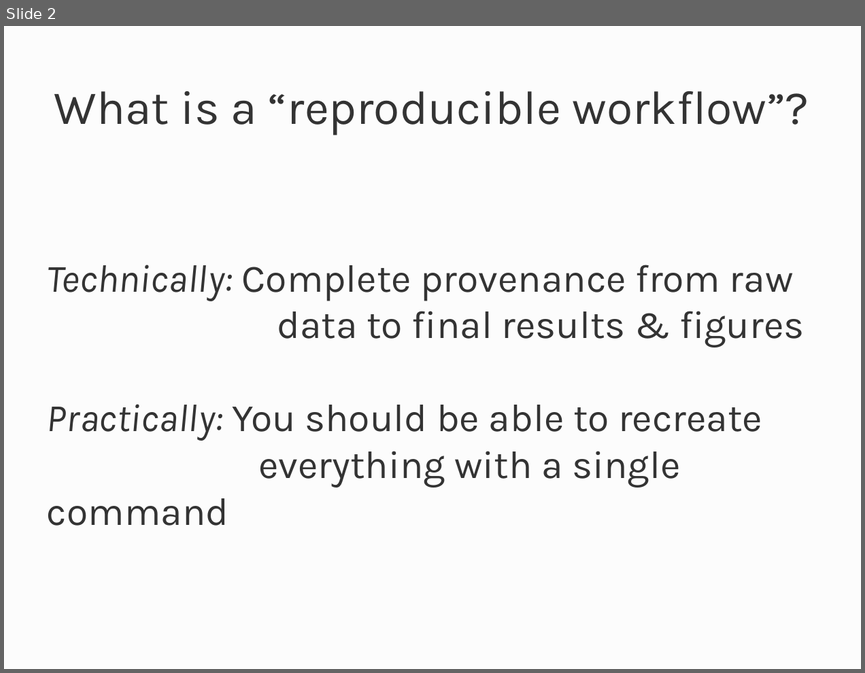
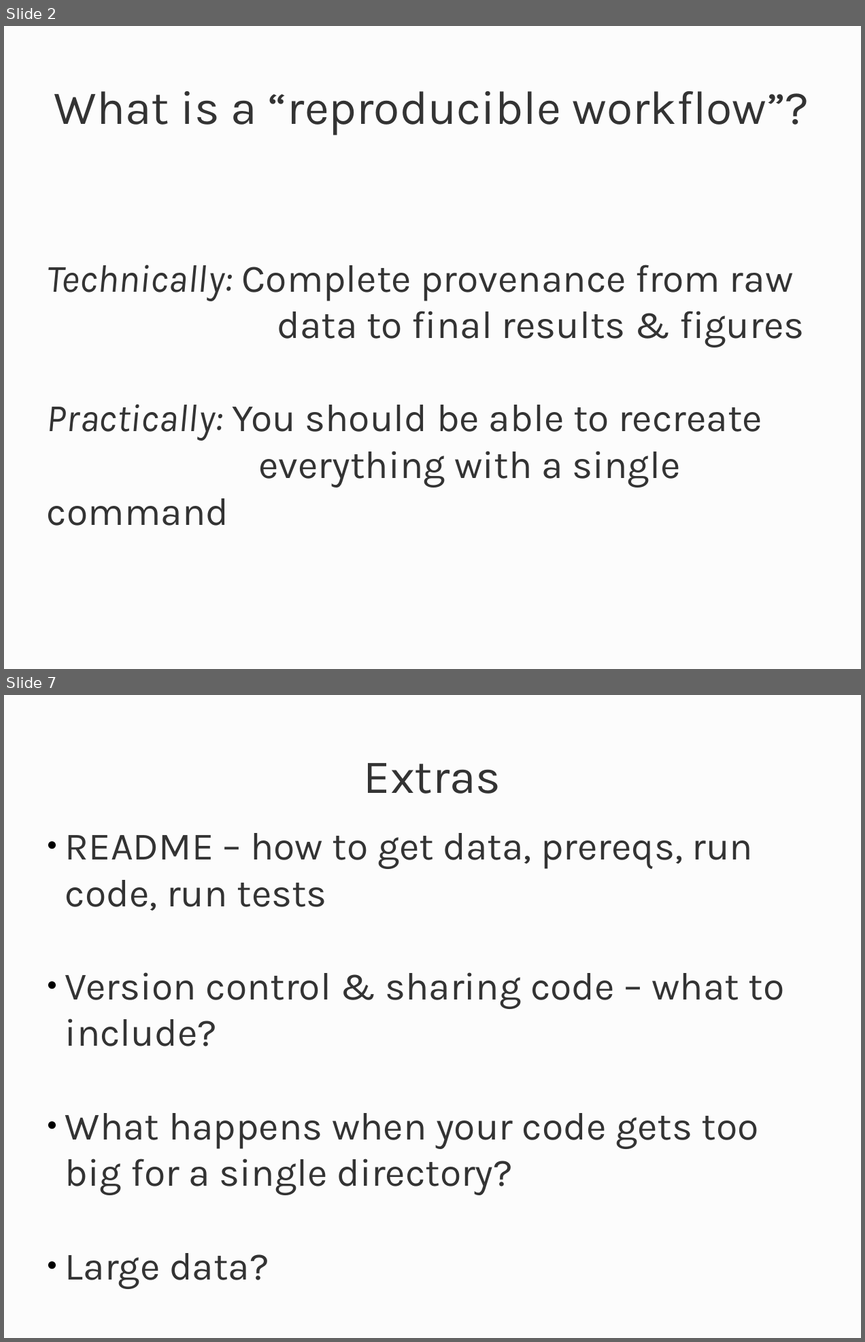
Before and after one commit to profjsb/python-bootcamp, a slide deck: Lectures/14_ScentificWorkflows/supernovae/slides.odp. Shown one above the other, each under a label of ours: slide 2 before the commit, slides 2 and 7 after it; the slides between them are not shown. The pictures are 865x673 and 865x1342 pixels, drawn with LibreOffice and Linux fonts; fonts in the diff are those of the drawing. Boxes give left, top, right and bottom in pixels: in the first picture for what was removed or moved away, otherwise in the second. Text is boxed around its words. In the diff, an @@ line names an element or a change of style, - is before the commit and + after.

```diff
--- a/Lectures/14_ScentificWorkflows/supernovae/slides.odp
+++ b/Lectures/14_ScentificWorkflows/supernovae/slides.odp
@@ slide 7 added at (4,695,861,1338), background #FCFCFC @@
@@ title added at (364,763,501,794), 44 pt, text #333333 @@
+Extras
@@ subtitle added at (65,833,785,1289), 36 pt, text #333333 @@
+● README – how to get data, prereqs, run code, run tests
+● Version control & sharing code – what to include?
+● What happens when your code gets too big for a single directory?
+● Large data?
```
Also in this commit, not shown: 2 slides changed, 2 other slides added, 7 other files.
